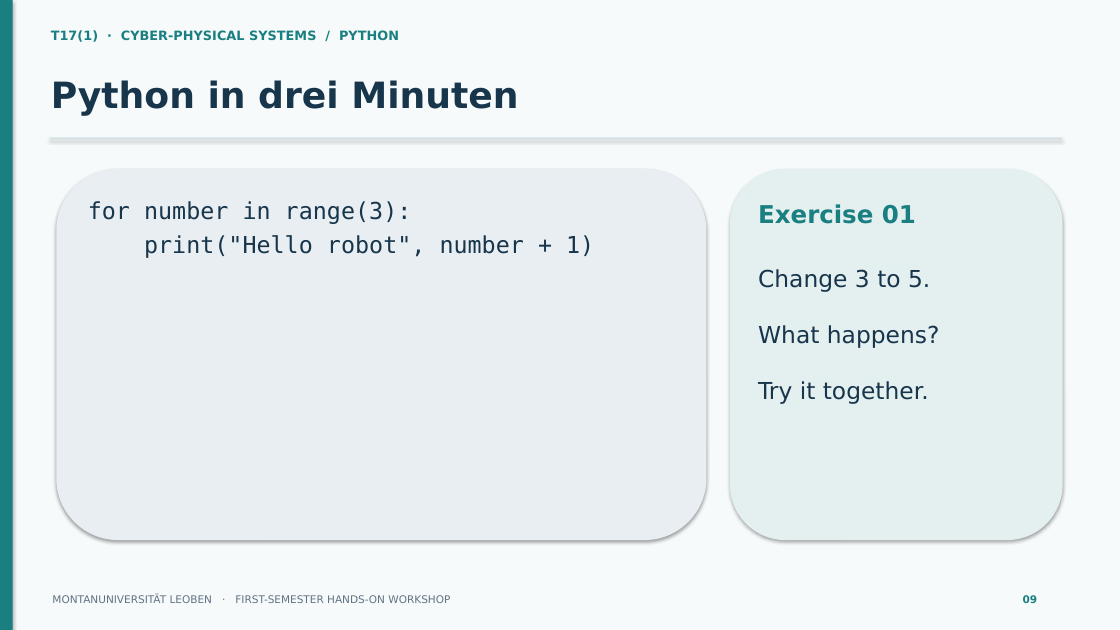
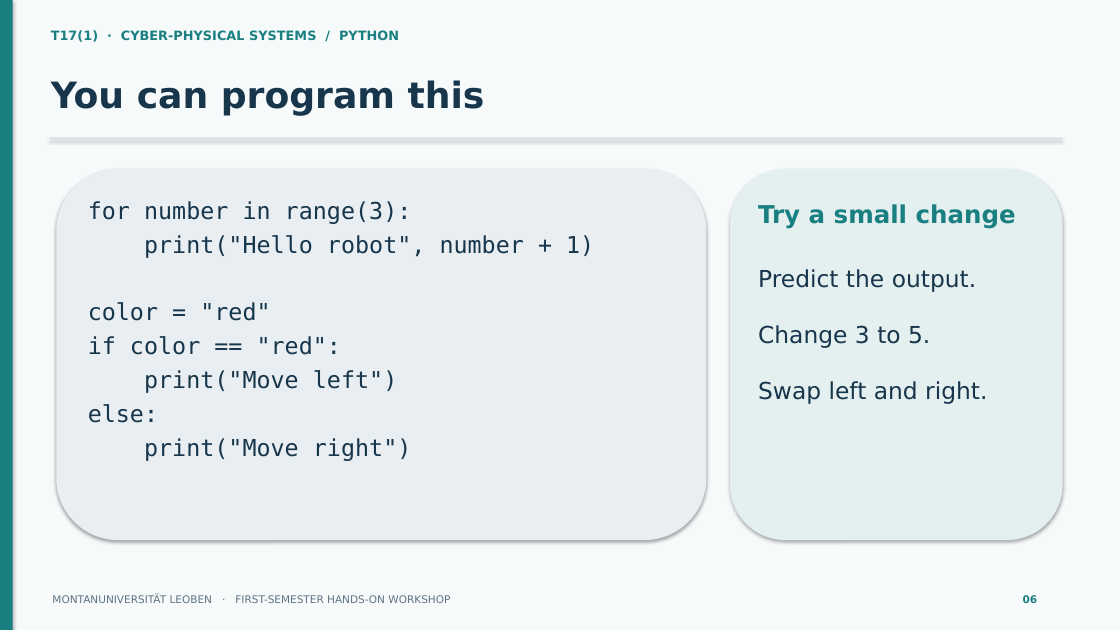
Before and after one commit to mul-cps/teaching-exciting-science-2026, a slide deck: slide 6 of docs/workshop-slides.pptx (slide 9 before the commit). Drawn at 1120x630 pixels with LibreOffice and Linux fonts; fonts in the diff are those of the drawing. Boxes give left, top, right and bottom in pixels: in the first picture for what was removed or moved away, otherwise in the second. Text is boxed around its words. In the diff, an @@ line names an element or a change of style, - is before the commit and + after.

```diff
--- a/docs/workshop-slides.pptx
+++ b/docs/workshop-slides.pptx
@@ text at (51, 80, 485, 115): text changed @@
-Python in drei Minuten
+You can program this
@@ text at (758, 204, 1016, 229): text changed @@
-Exercise 01
+Try a small change
@@ text at (758, 269, 976, 292): paragraph added @@
+Predict the output.
@@ text at (88, 302, 411, 461): paragraphs added @@
+color = "red"
+if color == "red":
+print("Move left")
+else:
+print("Move right")
@@ text at (758, 381, 987, 404): text changed @@
-What happens?
-Try it together.
+Swap left and right.
```
Also in this commit, not shown: 7 other slides changed, 12 slides removed, 17 other files.
